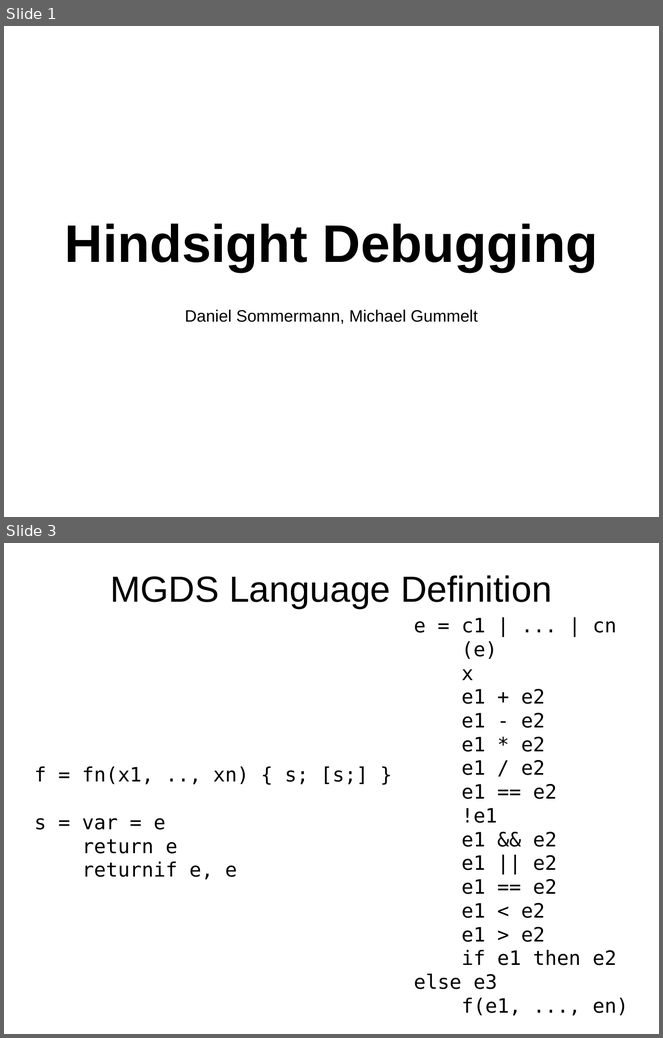
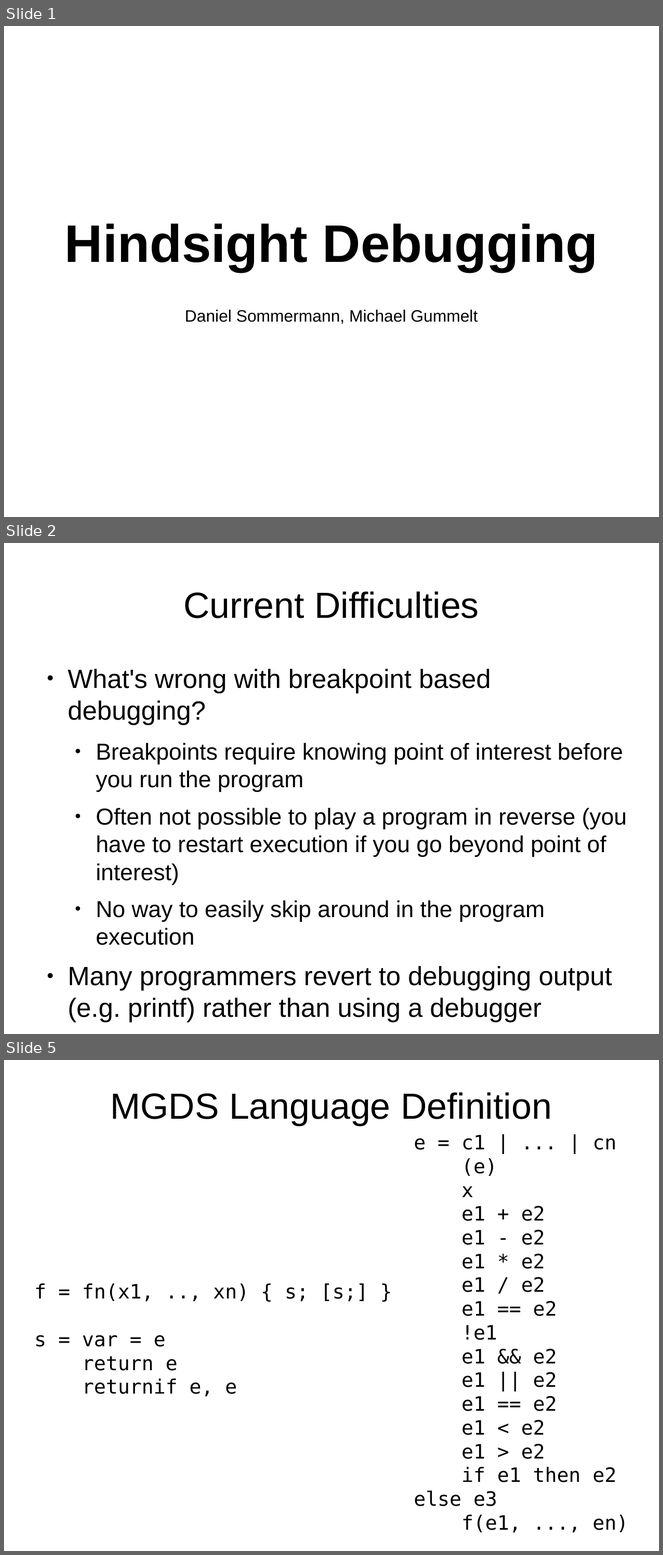
Before and after one commit to dcsommer/CS240H-Final-Project, a slide deck: demo.odp. Shown one above the other, each under a label of ours: slides 1 and 3 before the commit, slides 1, 2 and 5 after it; the slides between them are not shown. The pictures are 663x1038 and 663x1555 pixels, drawn with LibreOffice and Linux fonts; fonts in the diff are those of the drawing. Boxes give left, top, right and bottom in pixels: in the first picture for what was removed or moved away, otherwise in the second. Text is boxed around its words. In the diff, an @@ line names an element or a change of style, - is before the commit and + after.

```diff
--- a/demo.odp
+++ b/demo.odp
@@ slide 2 added at (x1=4, y1=543, x2=659, y2=1034), background #FFFFFF @@
@@ title added at (x1=183, y1=591, x2=479, y2=618), 44 pt, text #000000 @@
+Current Difficulties
@@ text added at (x1=68, y1=669, x2=627, y2=1022), 28 pt, text #000000 @@
+● What's wrong with breakpoint based debugging?
+  ● Breakpoints require knowing point of interest before you run the program
+  ● Often not possible to play a program in reverse (you have to restart execution if you go beyond point of interest)
+  ● No way to easily skip around in the program execution
+● Many programmers revert to debugging output (e.g. printf) rather than using a debugger
@@ what was slide 3 is now slide 5 @@
```
Also in this commit, not shown: 1 slide changed, 2 other slides added, 1 slide removed.
